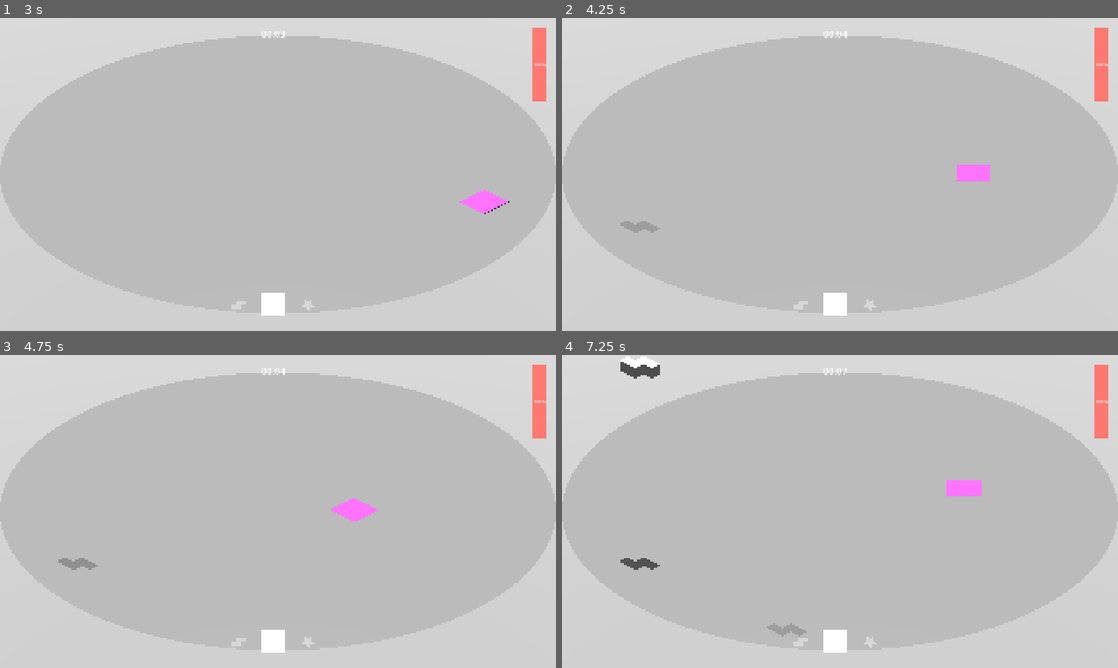
Above: before the commit, frames 1-4 (two rows, left to right).
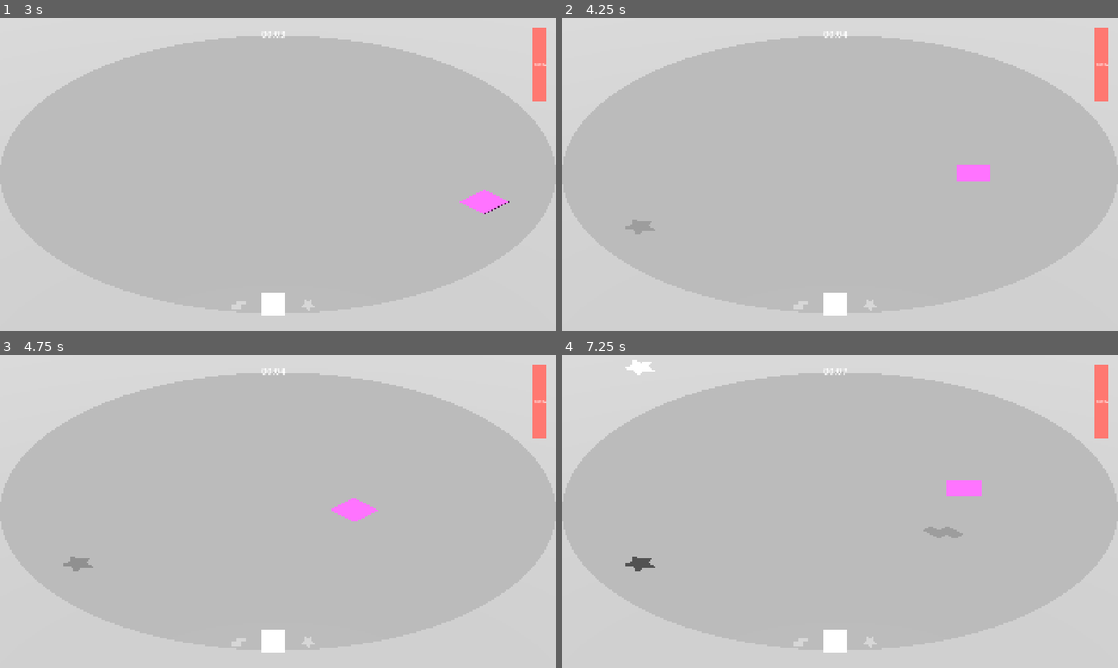
Above: after the commit, the same moments.

Repository: Kazuren/SquareHole
Game: Godot game, scene res://Main.tscn
The game is run twice, just before and just after one commit, with the same random seed, the same clock (stepped at 60 frames per second) and the same inputs.
Inputs:
- Up to frame 1 (3 s): tap Enter at 0.5 s; hold D (move_right) 0.53-1.28 s; tap R (rotate) at 0.6, 1.35, 2.3, 2.85 s; hold S (move_down) 1.28-2.03 s; hold D (move_right) 2.03-2.78 s; hold Shift (run) 2.03-2.78 s; hold W (move_up) from 2.78 s (still down)
- Up to frame 2 (4.25 s): release W (move_up) at 3.53 s; hold A (move_left) from 3.53 s (still down); tap R (rotate) at 3.6 s
- Up to frame 3 (4.75 s): keep holding A (move_left); tap Shift (run) at 4.35 s; tap R (rotate) at 4.55 s
- Up to frame 4 (7.25 s): release A (move_left) at 5.03 s; hold S (move_down) 5.03-5.78 s; tap R (rotate) at 5.1, 5.85, 6.8 s; hold D (move_right) 5.78-6.53 s; hold W (move_up) from 6.53 s (still down); hold Shift (run) from 6.53 s (still down)

Frame 1 is identical in both runs. In frame 2, less than 0.1% of the frame differs, in the area x 10-18%, y 64-70%; in frame 3, less than 0.1%; in frame 4, 0.7%, in the area x 10-73%, y 0-90%.

Commit message:
add rotation steps

Diff:
--- a/Main.tscn
+++ b/Main.tscn
@@ -64,7 +64,6 @@
 score_color_gradient = SubResource("Gradient_20pc6")
 enemy_scenes = Array[ExtResource("4_3dxm6")]([ExtResource("7_wkp8b"), ExtResource("7_03owx"), ExtResource("9_20pc6")])
 sanity_penalty_curve = SubResource("Curve_03owx")
-rotation_step = 45.0
 
 [node name="Pivot" type="Node3D" parent="." unique_id=556041694]
 transform = Transform3D(0.7071067, -0.3535534, 0.61237234, 0, 0.8660254, 0.5, -0.7071067, -0.3535534, 0.61237234, 0, 0, 0)
--- a/PackedEnemy.gd
+++ b/PackedEnemy.gd
@@ -5,6 +5,8 @@
 # weight over game progress (X: 0-1, Y: spawn weight)
 @export var weight_curve: Curve
 @export var scene: PackedScene
-# weight curve per rotation bucket: index i → rotation of i * rotation_step degrees
+# Discrete rotation angles (degrees) this enemy can spawn at.
+@export var rotation_angles: Array[float] = [0.0]
+# Weight curve per rotation angle, parallel to rotation_angles (same length required).
 # Curve X: game progress (0-1), Y: weight for that rotation at that time
 @export var rotation_weight_curves: Array[Curve]
--- a/PackedShape.gd
+++ b/PackedShape.gd
@@ -4,3 +4,5 @@
 
 @export var points: PackedVector2Array
 @export var display_name: String
+# Discrete rotation angles (degrees) this shape supports. Player cycles through them.
+@export var rotation_angles: Array[float] = [0.0]
--- a/Shapes/Cube/CubePacked.tres
+++ b/Shapes/Cube/CubePacked.tres
@@ -11,21 +11,14 @@
 _data = [Vector2(0.048387095, 0), 0.0, 0.0, 0, 0, Vector2(1, 0.5), 0.0, 0.0, 0, 0]
 point_count = 2
 
-[sub_resource type="Curve" id="Curve_45f0l"]
-_data = [Vector2(0, 1), 0.0, 0.0, 0, 0, Vector2(1, 0.5), 0.0, 0.0, 0, 0]
-point_count = 2
-
-[sub_resource type="Curve" id="Curve_cseq4"]
-_data = [Vector2(0, 1), 0.0, 0.0, 0, 0, Vector2(1, 0.5), 0.0, 0.0, 0, 0]
-point_count = 2
-
 [sub_resource type="Curve" id="Curve_1m6dx"]
-_data = [Vector2(1e-05, 0), 0.0, 0.0, 0, 0, Vector2(1, 0), 0.0, 0.0, 0, 0]
+_data = [Vector2(0, 1), 0.0, 0.0, 0, 0, Vector2(1, 0), 0.0, 0.0, 0, 0]
 point_count = 2
 
 [resource]
 script = ExtResource("2_mqfij")
 weight_curve = SubResource("Curve_1m6dx")
 scene = ExtResource("1_cf3s4")
-rotation_weight_curves = Array[Curve]([SubResource("Curve_ap3gu"), SubResource("Curve_xylws"), SubResource("Curve_ap3gu"), SubResource("Curve_xylws"), SubResource("Curve_45f0l"), SubResource("Curve_xylws"), SubResource("Curve_cseq4"), SubResource("Curve_xylws")])
+rotation_angles = Array[float]([0.0, 45.0])
+rotation_weight_curves = Array[Curve]([SubResource("Curve_ap3gu"), SubResource("Curve_xylws")])
 metadata/_custom_type_script = "uid://dvkje5eqk6kqh"
--- a/Shapes/PlayerShapes/Square.tres
+++ b/Shapes/PlayerShapes/Square.tres
@@ -6,3 +6,4 @@
 script = ExtResource("1_packedshape")
 points = PackedVector2Array(0.5, 0.5, -0.5, 0.5, -0.5, -0.5, 0.5, -0.5)
 display_name = "Square"
+rotation_angles = Array[float]([0.0, 45.0])
--- a/Shapes/PlayerShapes/Star.tres
+++ b/Shapes/PlayerShapes/Star.tres
@@ -6,3 +6,4 @@
 script = ExtResource("1_packedshape")
 points = PackedVector2Array(-0.246, -0.08, -0.476, 0.155, -0.152, 0.21, 0, 0.5, 0.152, 0.21, 0.476, 0.155, 0.246, -0.08, 0.294, -0.405, 0, -0.259, -0.294, -0.405)
 display_name = "Star"
+rotation_angles = Array[float]([0.0, 36.0])
--- a/Shapes/PlayerShapes/Tetris.tres
+++ b/Shapes/PlayerShapes/Tetris.tres
@@ -6,4 +6,5 @@
 script = ExtResource("1_6wlwk")
 points = PackedVector2Array(-0.5, 0.333, -0.167, 0.333, 0.167, 0.333, 0.167, 0, 0.5, 0, 0.5, -0.333, 0.16, -0.333, -0.166, -0.333, -0.167, 0, -0.5, 0)
 display_name = "Tetris"
+rotation_angles = Array[float]([0.0, 90.0])
 metadata/_custom_type_script = "uid://3g8b7vqjcpgj"
--- a/Shapes/Star/StarPacked.tres
+++ b/Shapes/Star/StarPacked.tres
@@ -12,12 +12,13 @@
 point_count = 2
 
 [sub_resource type="Curve" id="Curve_ih7ql"]
-_data = [Vector2(0.025, 0), 0.0, 0.0, 0, 0, Vector2(1, 0), 0.0, 0.0, 0, 0]
+_data = [Vector2(0, 1), 0.0, 0.0, 0, 0, Vector2(1, 0), 0.0, 0.0, 0, 0]
 point_count = 2
 
 [resource]
 script = ExtResource("2_ww84u")
 weight_curve = SubResource("Curve_ih7ql")
 scene = ExtResource("1_234gd")
-rotation_weight_curves = Array[Curve]([SubResource("Curve_m4571"), SubResource("Curve_pm30i"), SubResource("Curve_m4571"), SubResource("Curve_pm30i"), SubResource("Curve_m4571"), SubResource("Curve_pm30i"), SubResource("Curve_m4571"), SubResource("Curve_pm30i")])
+rotation_angles = Array[float]([0.0, 36.0])
+rotation_weight_curves = Array[Curve]([SubResource("Curve_m4571"), SubResource("Curve_pm30i")])
 metadata/_custom_type_script = "uid://dvkje5eqk6kqh"
--- a/Shapes/Tetris/TetrisPacked.tres
+++ b/Shapes/Tetris/TetrisPacked.tres
@@ -2,6 +2,14 @@
 
 [ext_resource type="Script" uid="uid://dvkje5eqk6kqh" path="res://PackedEnemy.gd" id="1_qq4gm"]
 [ext_resource type="PackedScene" uid="uid://du86rn618ns15" path="res://Shapes/Tetris/Tetris.tscn" id="1_tg408"]
+
+[sub_resource type="Curve" id="Curve_n7akv"]
+_data = [Vector2(0, 1), 0.0, 0.0, 0, 0, Vector2(1, 0.5), 0.0, 0.0, 0, 0]
+point_count = 2
+
+[sub_resource type="Curve" id="Curve_ujvxg"]
+_data = [Vector2(0.05, 0), 0.0, 0.0, 0, 0, Vector2(1, 0.5), 0.0, 0.0, 0, 0]
+point_count = 2
 
 [sub_resource type="Curve" id="Curve_tg408"]
 _data = [Vector2(0, 1), 0.0, 0.0, 0, 0, Vector2(1, 0), 0.0, 0.0, 0, 0]
@@ -11,4 +19,6 @@
 script = ExtResource("1_qq4gm")
 weight_curve = SubResource("Curve_tg408")
 scene = ExtResource("1_tg408")
+rotation_angles = Array[float]([0.0, 90.0])
+rotation_weight_curves = Array[Curve]([SubResource("Curve_n7akv"), SubResource("Curve_ujvxg")])
 metadata/_custom_type_script = "uid://dvkje5eqk6kqh"
--- a/game_stats.gd
+++ b/game_stats.gd
@@ -3,7 +3,6 @@
 
 
 var sanity: float = 1
-var rotation_step: float = 90.0
 
 # Called when the node enters the scene tree for the first time.
 func _ready() -> void:
--- a/main.gd
+++ b/main.gd
@@ -47,7 +47,6 @@
 @export_range(0.1, 1.0, 0.05) var enemy_shape_scale: float = 1.0
 @export_range(0.0, 5.0, 0.1) var magnet_radius: float = 0.2
 @export_range(0.0, 10.0, 0.1) var magnet_strength: float = 3.0
-@export var rotation_step: float = 90.0
 
 var enemies: Array[ShapeEntity] = []
 var enemy_previews: Dictionary = {} # ShapeEntity -> CSGPolygon3D
@@ -100,8 +99,6 @@
 
 	print_enemy_spawn_probabilities()
 	print_enemy_rotation_probabilities()
-
-	GameStats.rotation_step = rotation_step
 
 	starting_time_ticks = Time.get_ticks_msec()
 
@@ -195,7 +192,7 @@
 			var hit_label: Label3D = hit_label_scene.instantiate()
 			add_child(hit_label)
 			hit_label.global_position = player.global_position
-			hit_label.text = ("%d%%" + ("!" if score_base >= 0.5 else "?!")) % (score_base * 100)
+			hit_label.text = ("%d%%" + ("!" if score_base >= 0.5 else "?!")) % int(round(score_base * 100))
 			if score_color_gradient:
 				hit_label.modulate = score_color_gradient.sample(score_base)
 			else:
@@ -371,7 +368,7 @@
 		print("Rotation probabilities for ", enemy_name, " by minute:")
 		var header := "  min  "
 		for i in pack.rotation_weight_curves.size():
-			header += "| %6s° " % str(int(i * rotation_step))
+			header += "| %6s° " % str(int(pack.rotation_angles[i]))
 		print(header)
 
 		for minute in range(total_minutes + 1):
@@ -441,5 +438,5 @@
 	for i in weights.size():
 		acc += weights[i]
 		if roll < acc:
-			return i * rotation_step
+			return pack.rotation_angles[i]
 	return 0.0
--- a/player.gd
+++ b/player.gd
@@ -10,6 +10,7 @@
 
 var is_moving: bool = false
 var current_shape_index: int = 0
+var current_rotation_index: int = 0
 
 @onready var visual: CSGPolygon3D = $Visual
 
@@ -57,13 +58,18 @@
 
 
 func rotate_shape() -> void:
-	shape_rotation_degrees = fposmod(shape_rotation_degrees + GameStats.rotation_step, 360.0)
+	var shape := shapes[current_shape_index]
+	if shape.rotation_angles.is_empty():
+		return
+	current_rotation_index = (current_rotation_index + 1) % shape.rotation_angles.size()
+	shape_rotation_degrees = shape.rotation_angles[current_rotation_index]
 
 
 func apply_shape(idx: int) -> void:
 	current_shape_index = idx
-	shape_rotation_degrees = 0.0 # reset rotation when switching shapes
+	current_rotation_index = 0
 	var shape := shapes[idx]
+	shape_rotation_degrees = shape.rotation_angles[0] if not shape.rotation_angles.is_empty() else 0.0
 	(collisionShape2D.shape as ConvexPolygonShape2D).points = shape.points
 	# Collision points are in 100-unit space, scale down to world scale
 	var visual_points := PackedVector2Array()
